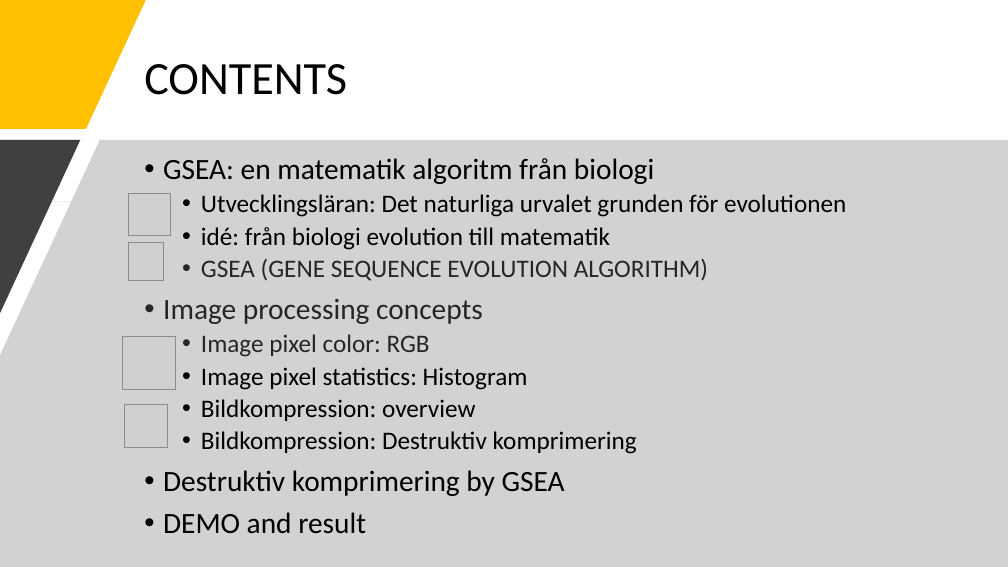
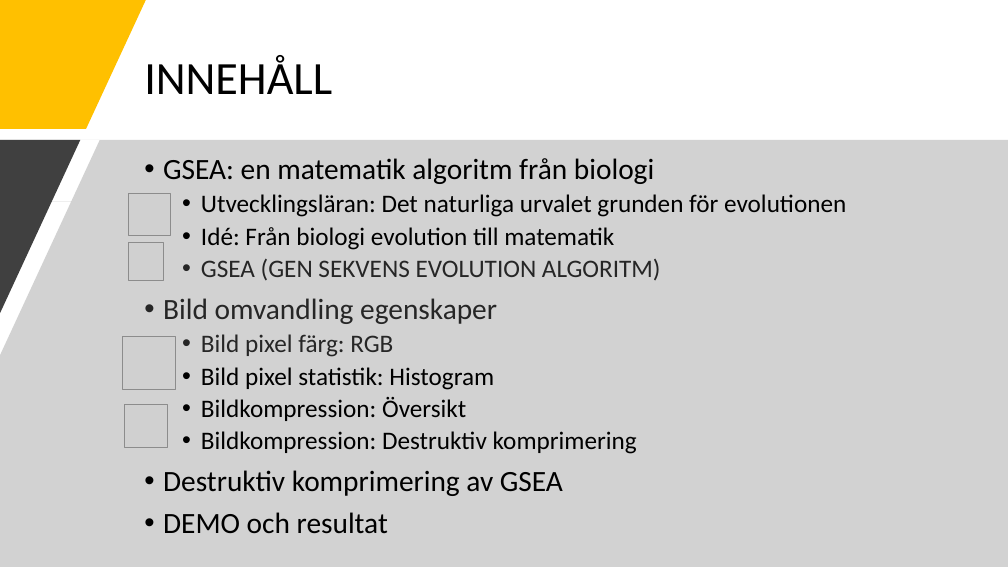
Before and after one commit to mo-mosverkstad/artificial_intelligence_algorithm, a slide deck: slide 2 of genetic_algorithm/JavaScriptCode/compressImageGSEA/GSEA.pptx. Drawn at 1008x567 pixels with LibreOffice and Linux fonts; fonts in the diff are those of the drawing; grey boxes stand for pictures. Boxes give left, top, right and bottom in pixels: in the first picture for what was removed or moved away, otherwise in the second. Text is boxed around its words. In the diff, an @@ line names an element or a change of style, - is before the commit and + after.

Commit message:
Update slides and demo
Update slides and demo

```diff
--- a/genetic_algorithm/JavaScriptCode/compressImageGSEA/GSEA.pptx
+++ b/genetic_algorithm/JavaScriptCode/compressImageGSEA/GSEA.pptx
@@ title at (144, 55, 332, 94): text changed @@
-CONTENTS
+INNEHÅLL
@@ text at (163, 227, 661, 421): text changed @@
-  • idé: från biologi evolution till matematik
-  • GSEA (GENE SEQUENCE EVOLUTION ALGORITHM)
-• Image processing concepts
-  • Image pixel color: RGB
-  • Image pixel statistics: Histogram
-  • Bildkompression: overview
+  • Idé: Från biologi evolution till matematik
+  • GSEA (GEN SEKVENS EVOLUTION ALGORITM)
+• Bild omvandling egenskaper
+  • Bild pixel färg: RGB
+  • Bild pixel statistik: Histogram
+  • Bildkompression: Översikt
@@ text at (163, 470, 563, 534): text changed @@
-• Destruktiv komprimering by GSEA
-• DEMO and result
+• Destruktiv komprimering av GSEA
+• DEMO och resultat
```
Also in this commit, not shown: 21 other slides changed, 3 other files.
